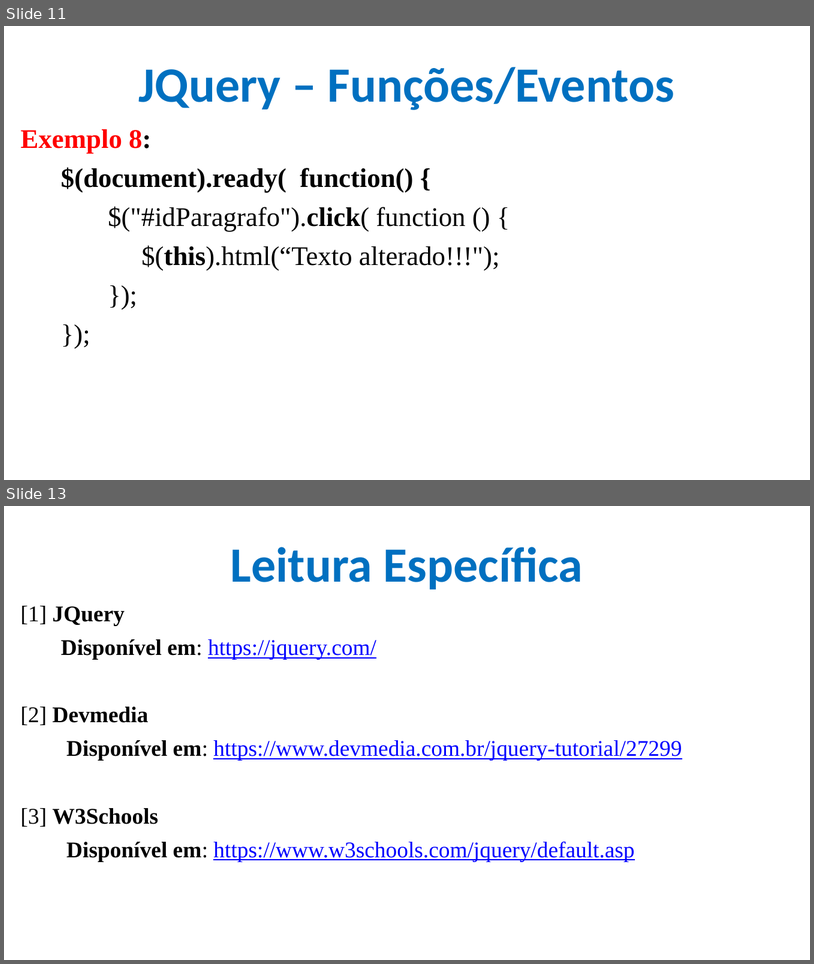
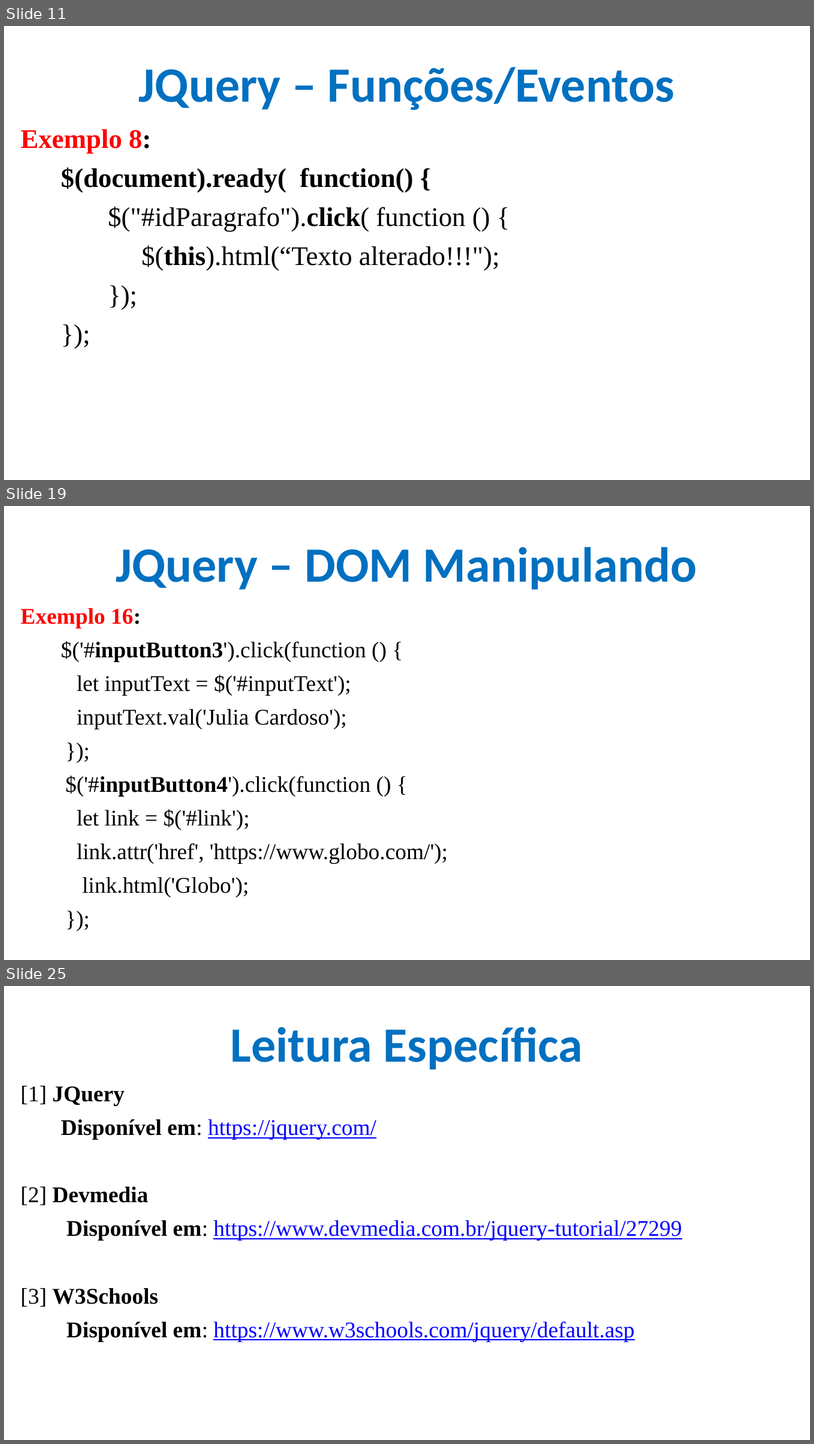
Before and after one commit to CloudEducationBrazil/WydenDesenvolvimentoWebPHP, a slide deck: 01 Classes/Aula 11 Desenvolvimento Web PHP - JQuery.pptx. Shown one above the other, each under a label of ours: slides 11 and 13 before the commit, slides 11, 19 and 25 after it; the slides between them are not shown. The pictures are 814x964 and 814x1444 pixels, drawn with LibreOffice and Linux fonts; fonts in the diff are those of the drawing; background and template pictures are left out. Boxes give left, top, right and bottom in pixels: in the first picture for what was removed or moved away, otherwise in the second. Text is boxed around its words. In the diff, an @@ line names an element or a change of style, - is before the commit and + after.

Commit message:
ppt JQuery

```diff
--- a/01 Classes/Aula 11 Desenvolvimento Web PHP - JQuery.pptx
+++ b/01 Classes/Aula 11 Desenvolvimento Web PHP - JQuery.pptx
@@ slide 19 added at (x1=4, y1=506, x2=810, y2=960), background picture (left out) @@
@@ title added at (x1=116, y1=547, x2=698, y2=589), 44 pt, text #0070C0, bold @@
+JQuery – DOM Manipulando
@@ text added at (x1=21, y1=608, x2=448, y2=897), 20 pt, text #000000 @@
+Exemplo 16:
+$('#inputButton3').click(function () {
+let inputText = $('#inputText');
+inputText.val('Julia Cardoso');
+});
+$('#inputButton4').click(function () {
+let link = $('#link');
+link.attr('href', 'https://www.globo.com/');
+link.html('Globo');
+});
@@ what was slide 13 is now slide 25 @@
```
Also in this commit, not shown: 2 slides changed, 11 other slides added, 7 other files.
